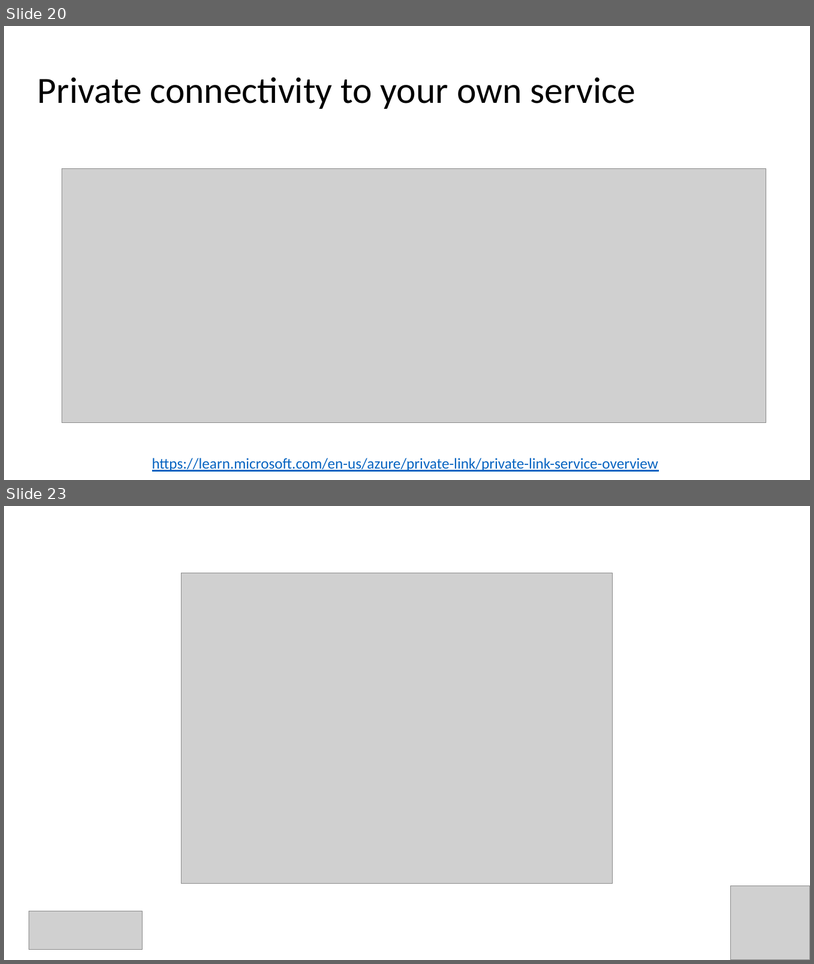
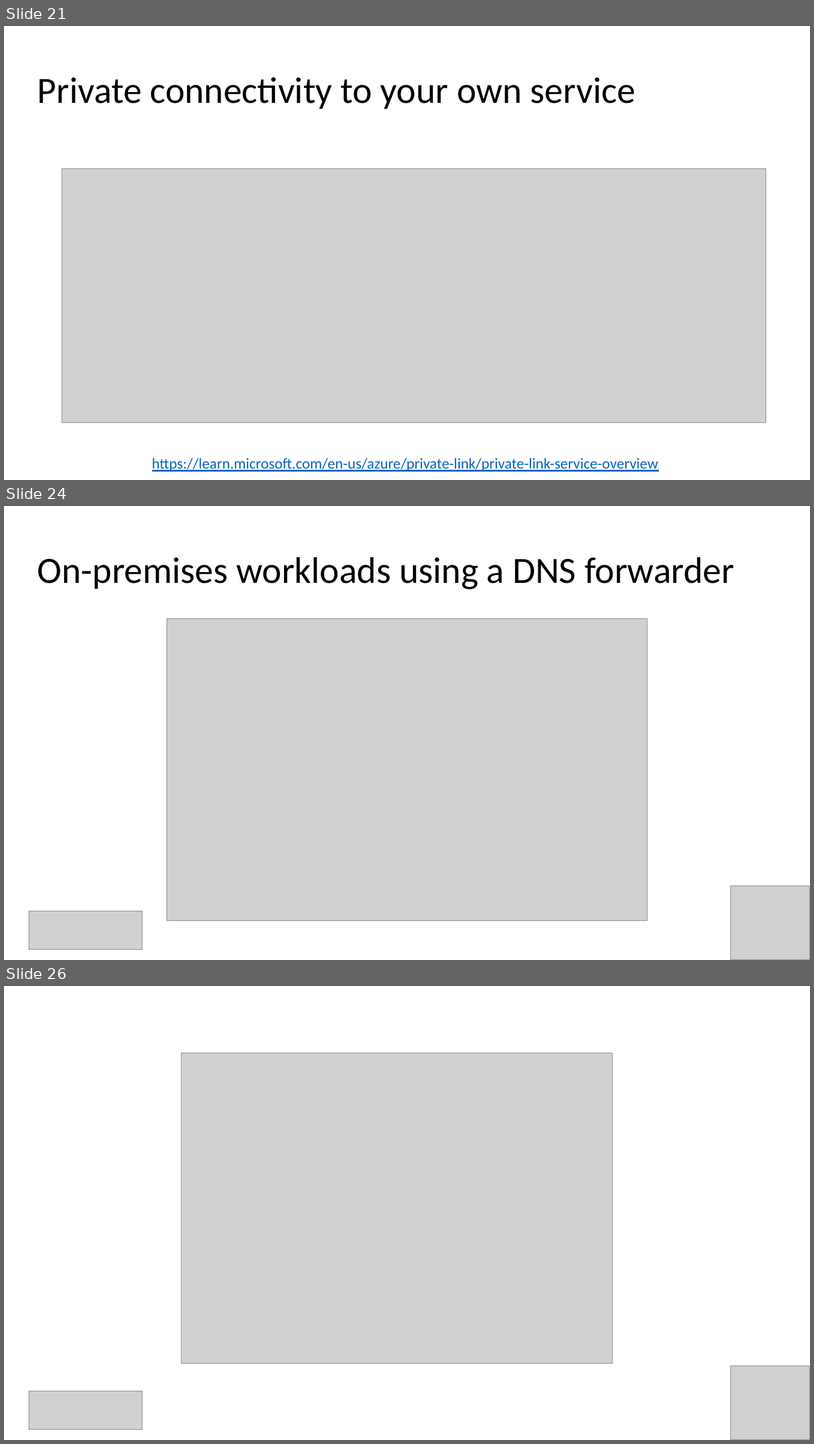
Before and after one commit to Infrastructure-AsCode/azure-private-links-labs, a slide deck: slides/private-links.pptx. Shown one above the other, each under a label of ours: slides 20 and 23 before the commit, slides 21, 24 and 26 after it; the slides between them are not shown. The pictures are 814x964 and 814x1444 pixels, drawn with LibreOffice and Linux fonts; fonts in the diff are those of the drawing; grey boxes stand for pictures. Boxes give left, top, right and bottom in pixels: in the first picture for what was removed or moved away, otherwise in the second. Text is boxed around its words. In the diff, an @@ line names an element or a change of style, - is before the commit and + after.

```diff
--- a/slides/private-links.pptx
+++ b/slides/private-links.pptx
@@ slide 24 added at bbox=[4, 506, 810, 960], background #FFFFFF @@
@@ title added at bbox=[38, 557, 735, 589], 44 pt, text #000000 @@
+On-premises workloads using a DNS forwarder
@@ picture added at bbox=[167, 619, 648, 921] @@
@@ picture added at bbox=[731, 885, 810, 960] @@
@@ picture added at bbox=[29, 911, 143, 949] @@
@@ what was slide 20 is now slide 21 @@
@@ what was slide 23 is now slide 26 @@
```
Also in this commit, not shown: 4 slides changed, 3 other slides added, 1 slide removed, 1 other file.
